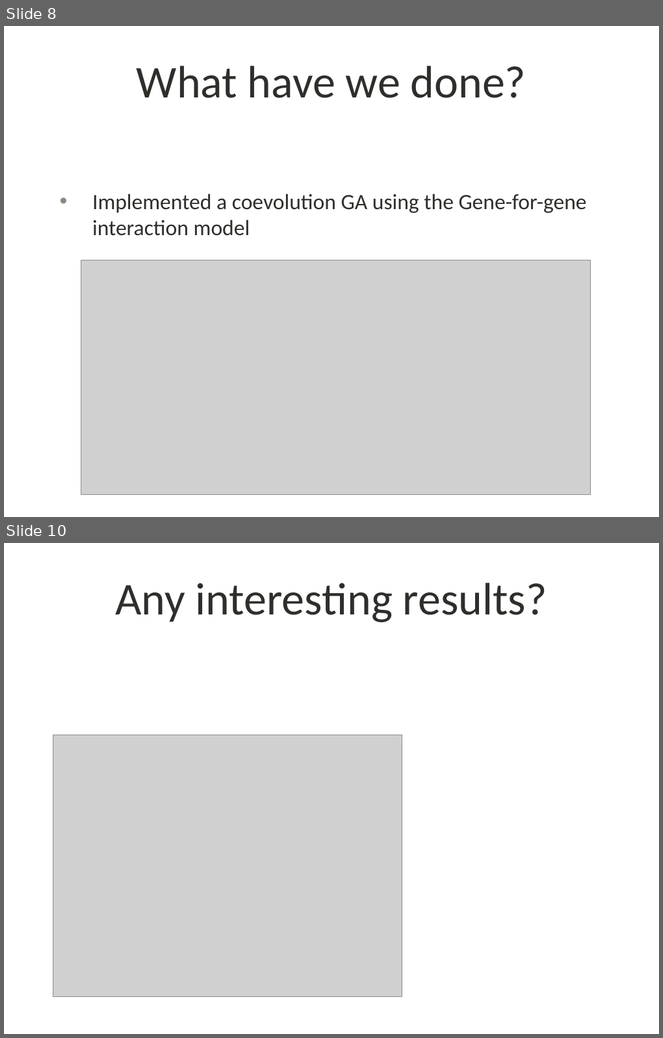
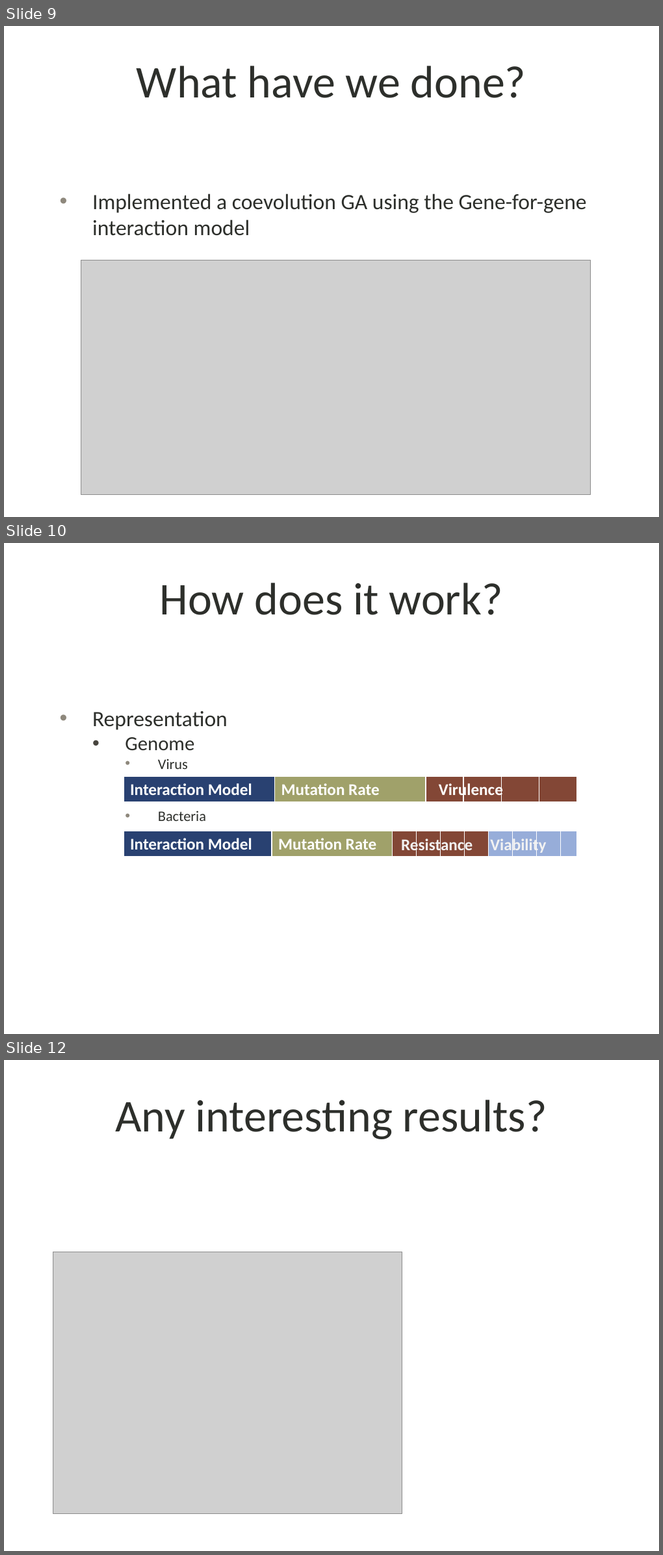
Before and after one commit to shankl/EvoComp_FinalProject, a slide deck: presentation.pptx. Shown one above the other, each under a label of ours: slides 8 and 10 before the commit, slides 9, 10 and 12 after it; the slides between them are not shown. The pictures are 663x1038 and 663x1555 pixels, drawn with LibreOffice and Linux fonts; fonts in the diff are those of the drawing; grey boxes stand for pictures; background and template pictures are left out. Boxes give left, top, right and bottom in pixels: in the first picture for what was removed or moved away, otherwise in the second. Text is boxed around its words. In the diff, an @@ line names an element or a change of style, - is before the commit and + after.

```diff
--- a/presentation.pptx
+++ b/presentation.pptx
@@ slide 10 added at (x1=4, y1=543, x2=659, y2=1034), background picture (left out) @@
@@ title added at (x1=160, y1=583, x2=503, y2=615), 50 pt, text #2D2F2B @@
+How does it work?
@@ text added at (x1=92, y1=711, x2=228, y2=821), 24 pt, text #2D2F2B @@
+• Representation
+  • Genome
+    • Virus
+    • Bacteria
@@ table added at (x1=123, y1=776, x2=578, y2=803), 1 rows, 6 columns @@
+Interaction Model | Mutation Rate |  |  |  | 
@@ text added at (x1=439, y1=782, x2=503, y2=800), 18 pt, text #FFFFFF, bold @@
+Virulence
@@ table added at (x1=123, y1=832, x2=578, y2=858), 1 rows, 10 columns @@
+Interaction Model | Mutation Rate |  |  |  |  |  |  |  | 
@@ text added at (x1=401, y1=837, x2=473, y2=855), 18 pt, text #F2F2F2, bold @@
+Resistance
@@ text added at (x1=490, y1=837, x2=546, y2=854), 18 pt, text #F2F2F2, bold @@
+Viability
@@ what was slide 8 is now slide 9 @@
@@ what was slide 10 is now slide 12 @@
```
Also in this commit, not shown: 3 slides changed, 1 other slide added, 2 other files.
